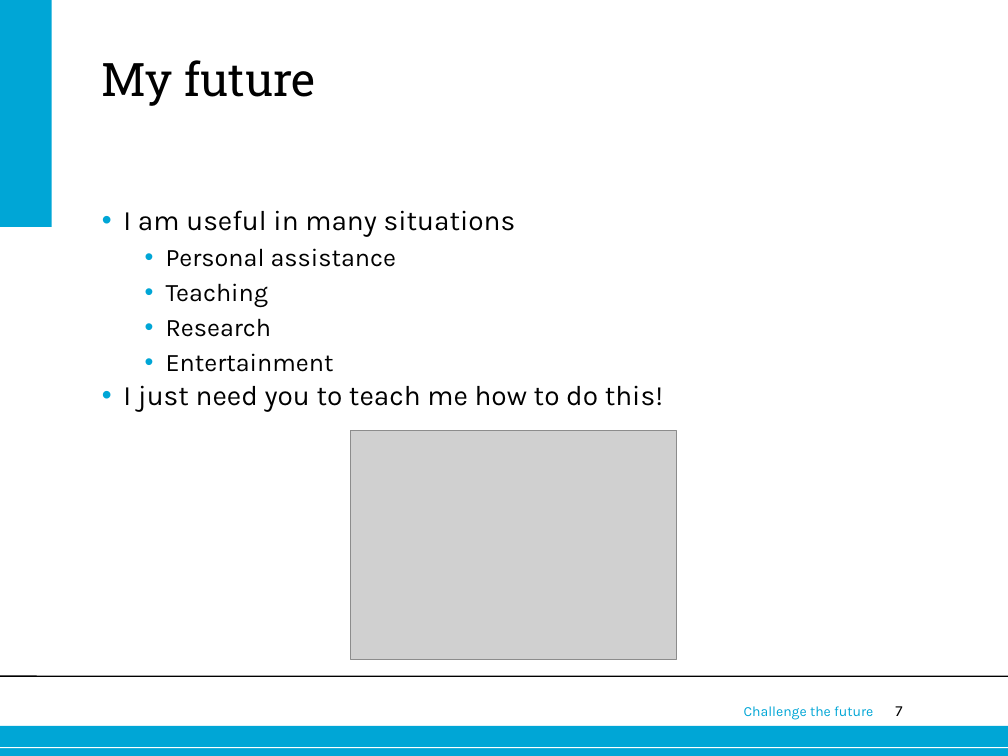
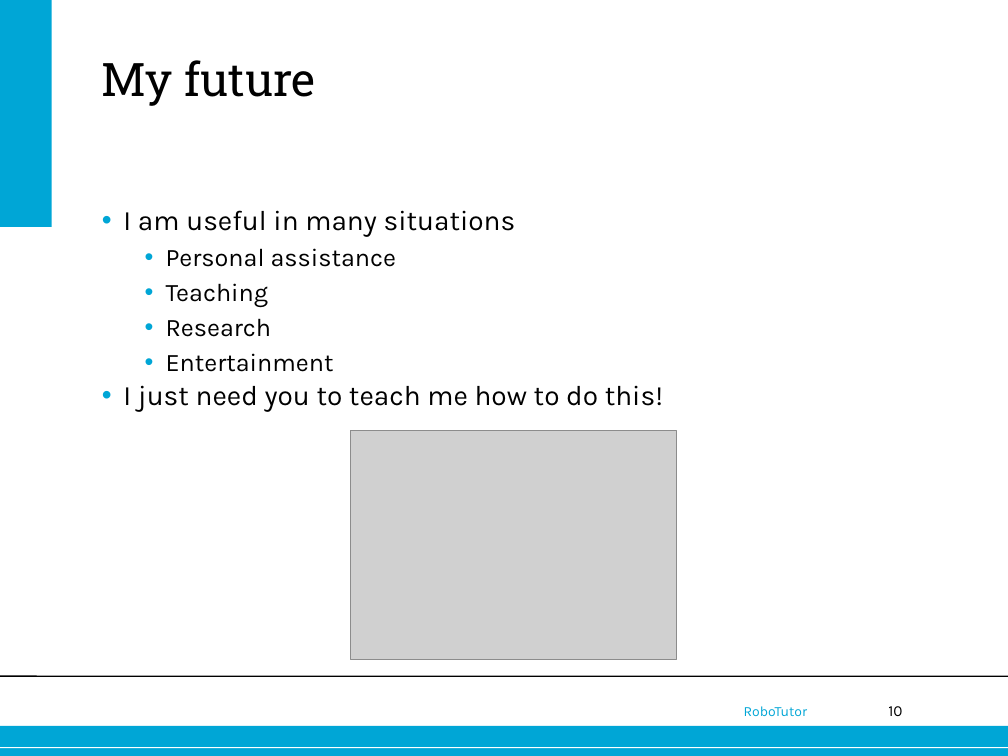
Before and after one commit to jettan/robotutor, a slide deck: slide 10 of Nao.ppt (slide 7 before the commit). Drawn at 1008x756 pixels with LibreOffice and Linux fonts; fonts in the diff are those of the drawing; grey boxes stand for pictures; background and template pictures are left out. Boxes give left, top, right and bottom in pixels: in the first picture for what was removed or moved away, otherwise in the second. Text is boxed around its words. In the diff, an @@ line names an element or a change of style, - is before the commit and + after.

```diff
--- a/Nao.ppt
+++ b/Nao.ppt
@@ text at bbox=[744, 706, 807, 716]: text changed @@
-Challenge the future
+RoboTutor
@@ page number at bbox=[888, 706, 902, 716]: text changed @@
-7
+10
```
Also in this commit, not shown: 4 other slides changed, 5 slides added, 2 slides removed, 3 other files.
